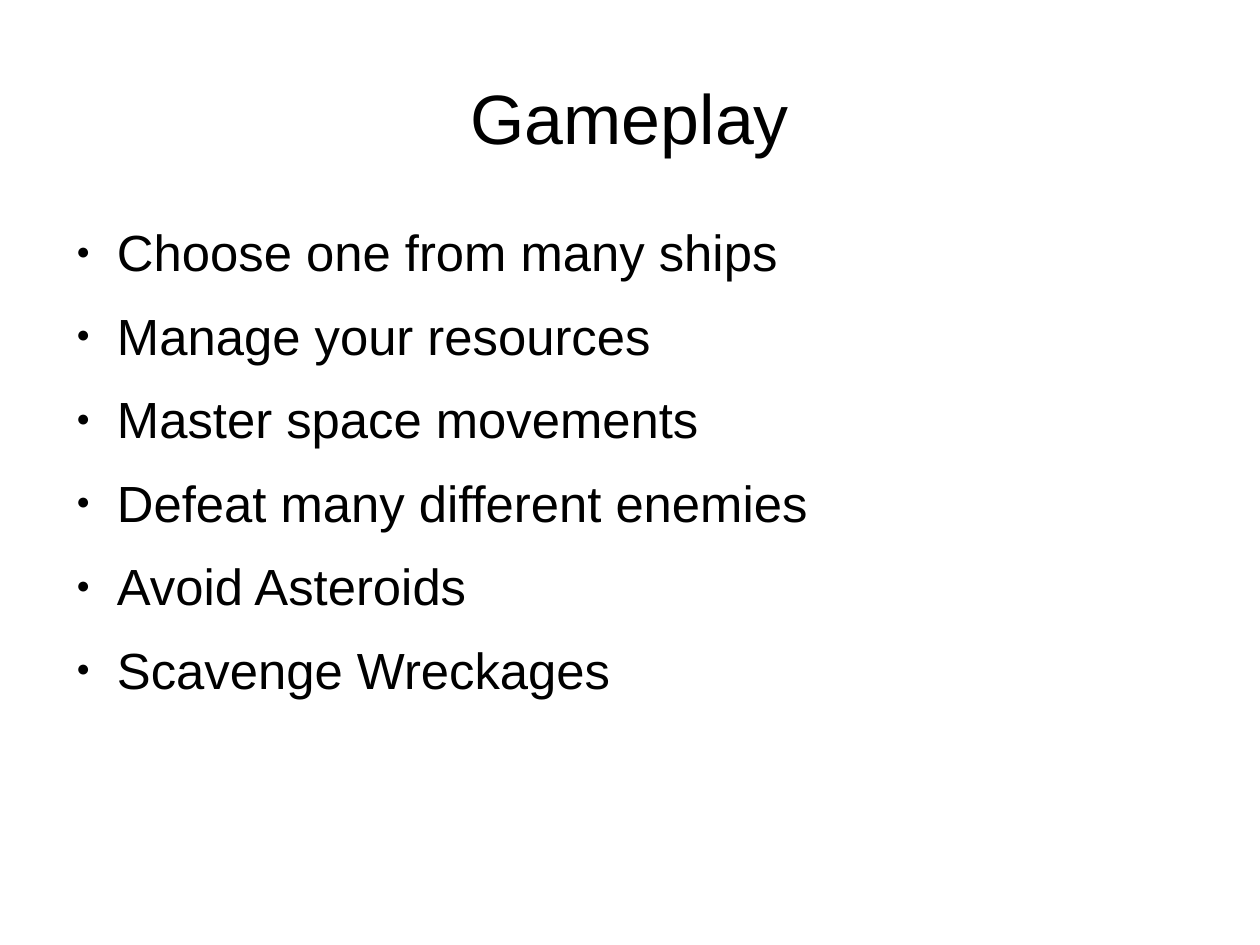
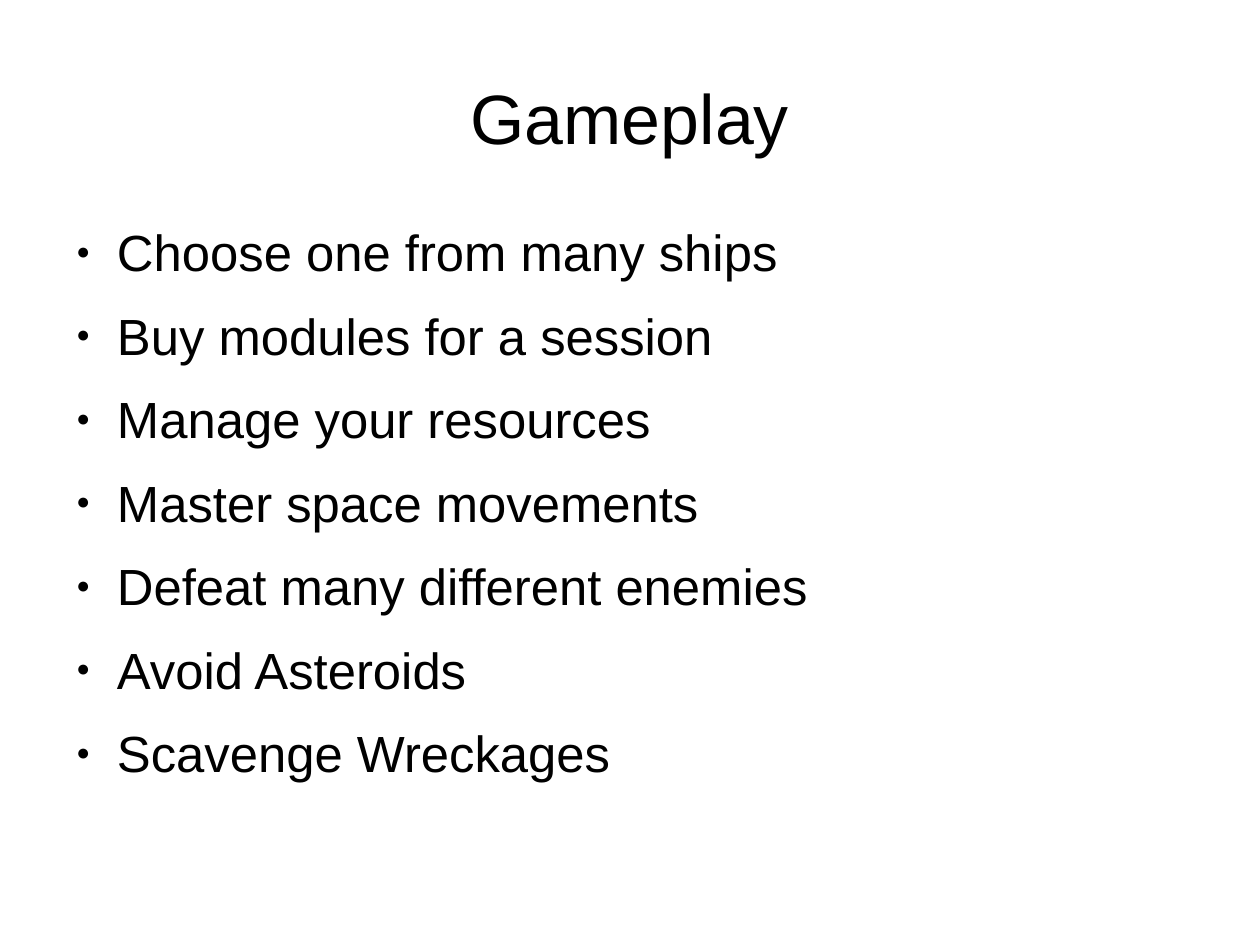
Before and after one commit to szyuGH/StarrockGame, a slide deck: slide 8 of Docs/Presentation.odp. Drawn at 1260x945 pixels with LibreOffice and Linux fonts; fonts in the diff are those of the drawing. Boxes give left, top, right and bottom in pixels: in the first picture for what was removed or moved away, otherwise in the second. Text is boxed around its words. In the diff, an @@ line names an element or a change of style, - is before the commit and + after.

```diff
--- a/Docs/Presentation.odp
+++ b/Docs/Presentation.odp
@@ text at bbox=[117, 318, 712, 365]: paragraph added @@
+● Buy modules for a session
```
Also in this commit, not shown: 2 other slides changed, 2 slides added, 2 slides removed, 1 other file.
